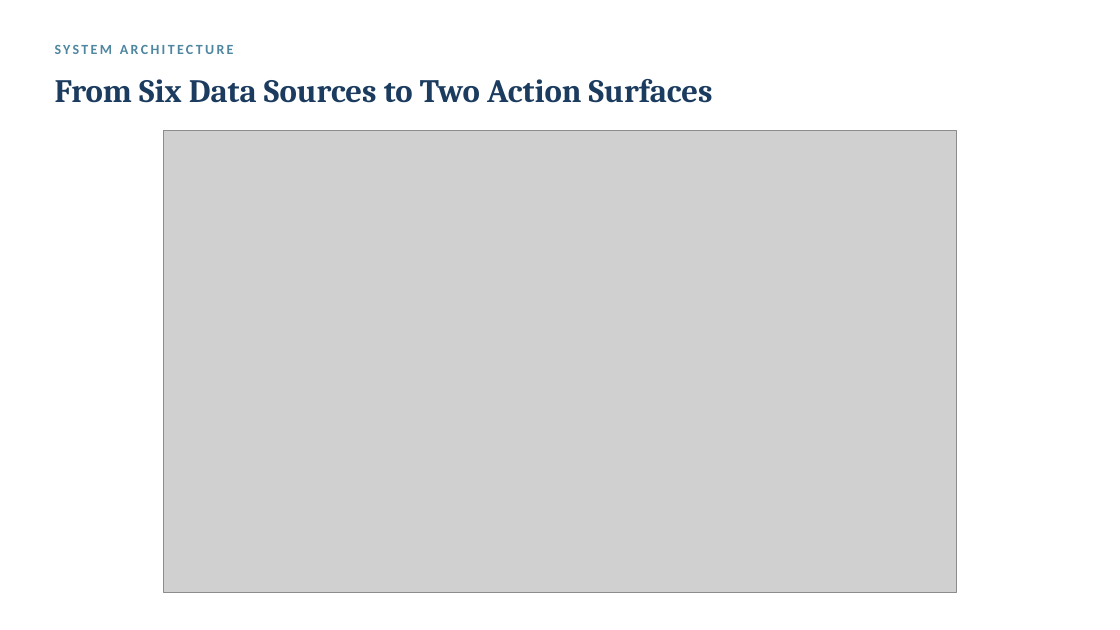
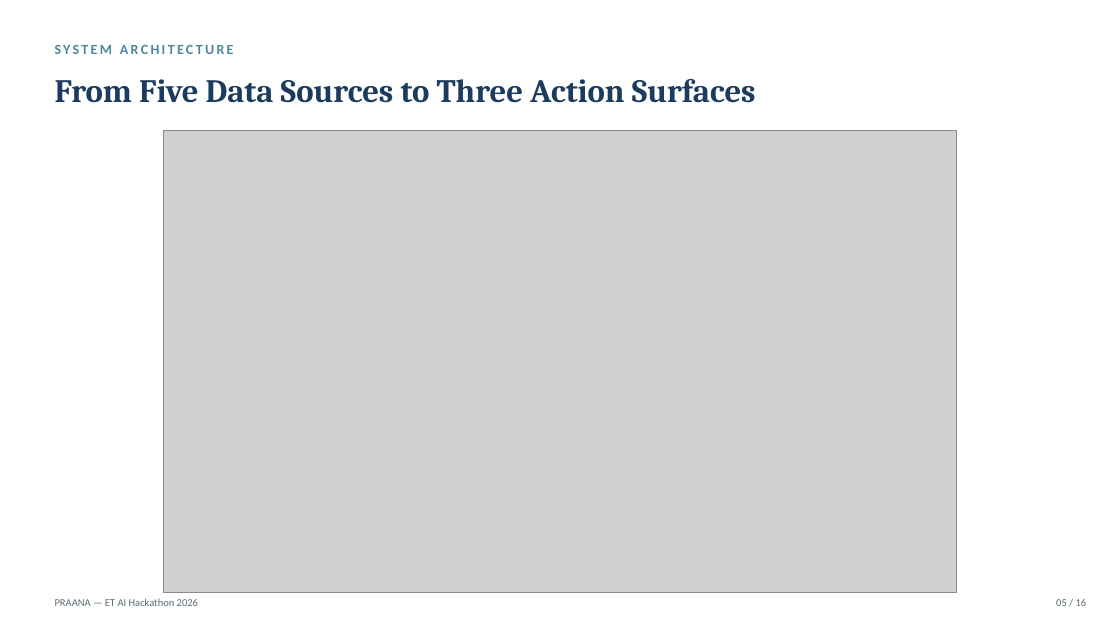
Before and after one commit to Aaditee13/praana-air-quality-intelligence, a slide deck: slide 5 of docs/PRAANA_Pitch_Deck.pptx. Drawn at 1120x630 pixels with LibreOffice and Linux fonts; fonts in the diff are those of the drawing; grey boxes stand for pictures. Boxes give left, top, right and bottom in pixels: in the first picture for what was removed or moved away, otherwise in the second. Text is boxed around its words. In the diff, an @@ line names an element or a change of style, - is before the commit and + after.

```diff
--- a/docs/PRAANA_Pitch_Deck.pptx
+++ b/docs/PRAANA_Pitch_Deck.pptx
@@ text at [55,79,756,103]: text changed @@
-From Six Data Sources to Two Action Surfaces
+From Five Data Sources to Three Action Surfaces
@@ text added at [55,598,198,606], 9 pt, text #5C6B73 @@
+PRAANA — ET AI Hackathon 2026
@@ text added at [1056,599,1087,606], 9 pt, text #5C6B73 @@
+05 / 16
```
Also in this commit, not shown: 15 other slides changed, 5 other files.
